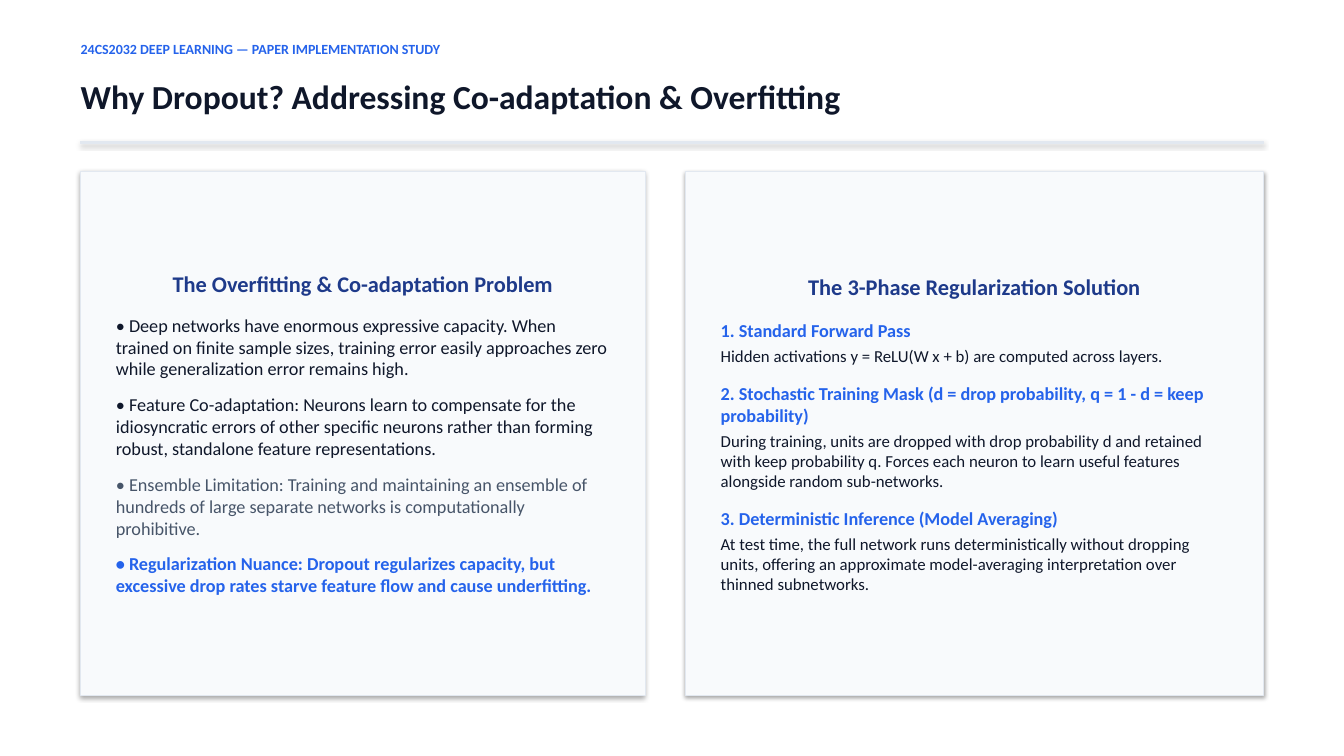
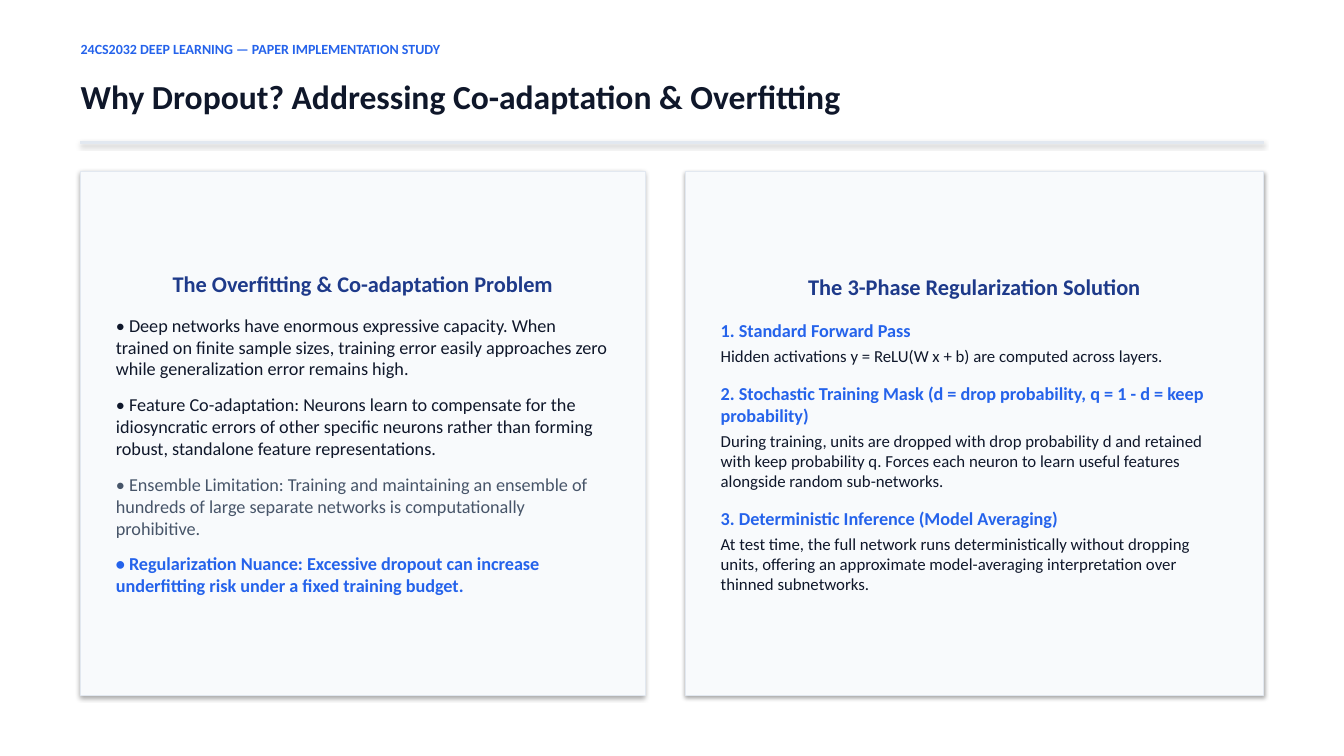
Before and after one commit to sg721642/24cs2032-dropout-paper-implementation, a slide deck: slide 2 of presentation/24CS2032_Dropout_Presentation.pptx. Drawn at 1344x756 pixels with LibreOffice and Linux fonts; fonts in the diff are those of the drawing. Boxes give left, top, right and bottom in pixels: in the first picture for what was removed or moved away, otherwise in the second. Text is boxed around its words. In the diff, an @@ line names an element or a change of style, - is before the commit and + after.

```diff
--- a/presentation/24CS2032_Dropout_Presentation.pptx
+++ b/presentation/24CS2032_Dropout_Presentation.pptx
@@ text in rectangle at bbox=[116, 557, 540, 595]: text changed @@
-• Regularization Nuance: Dropout regularizes capacity, but excessive drop rates starve feature flow and cause underfitting.
+• Regularization Nuance: Excessive dropout can increase underfitting risk under a fixed training budget.
```
Also in this commit, not shown: 2 other slides changed, 2 other files.
